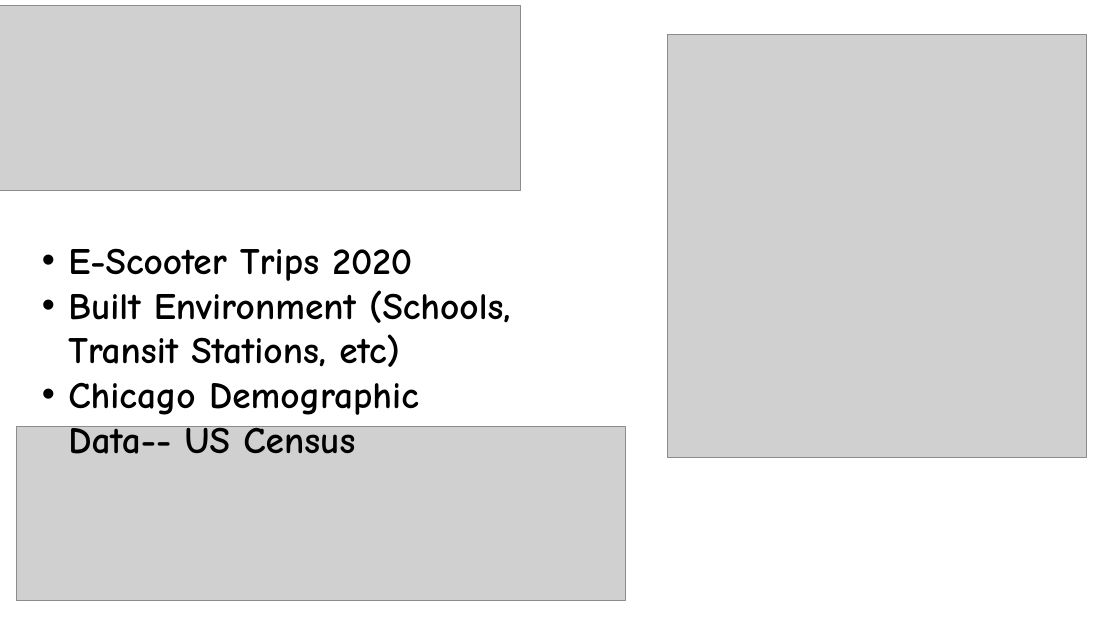
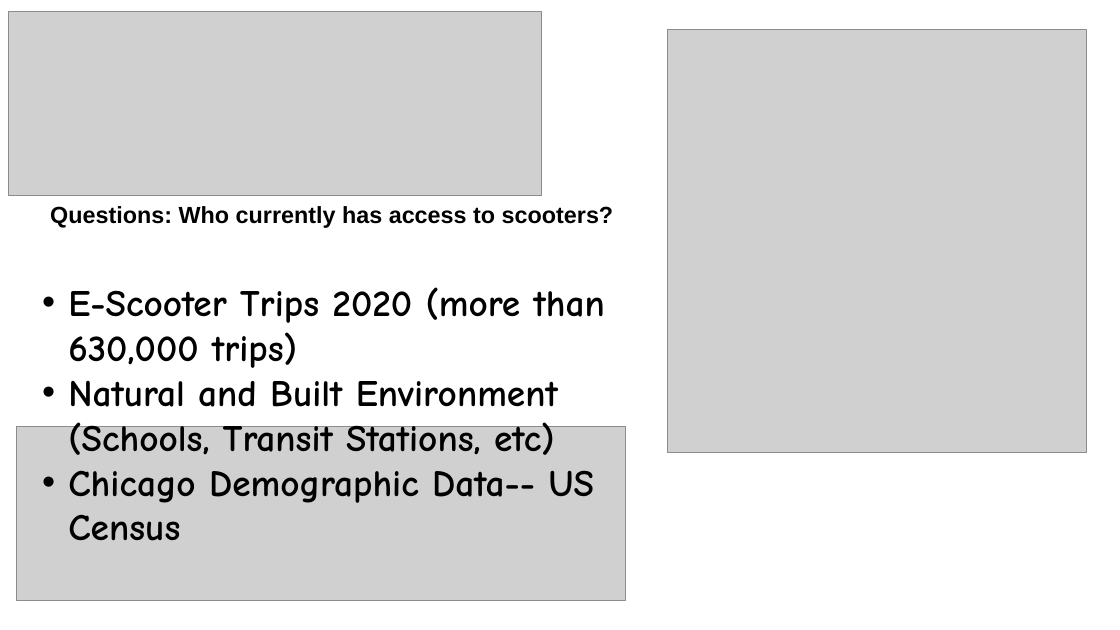
Before and after one commit to CPLN-680-Spring-2022/Yang_Ziyi_ScooterShare, a slide deck: slide 3 of Scooter Share in Chicago.pptx. Drawn at 1120x630 pixels with LibreOffice and Linux fonts; fonts in the diff are those of the drawing; grey boxes stand for pictures. Boxes give left, top, right and bottom in pixels: in the first picture for what was removed or moved away, otherwise in the second. Text is boxed around its words. In the diff, an @@ line names an element or a change of style, - is before the commit and + after.

Commit message:
update ppt

```diff
--- a/Scooter Share in Chicago.pptx
+++ b/Scooter Share in Chicago.pptx
@@ picture: place and size @@
-picture at bbox=[0, 6, 520, 191]
+picture at bbox=[8, 11, 542, 196]
@@ picture: place and size @@
-picture at bbox=[667, 34, 1086, 457]
+picture at bbox=[667, 29, 1086, 452]
@@ text added at bbox=[50, 206, 614, 228], 20 pt, text #000000, bold @@
+Questions: Who currently has access to scooters?
@@ text "E-Scooter Trips 2020 (more than ...": place and size @@
-text "E-Scooter Trips 2020 (more than ..." at bbox=[68, 248, 510, 454]
+text "E-Scooter Trips 2020 (more than ..." at bbox=[68, 287, 605, 541]
@@ text at bbox=[68, 287, 605, 455]: text changed @@
-• E-Scooter Trips 2020
-• Built Environment (Schools, Transit Stations, etc)
+• E-Scooter Trips 2020 (more than 630,000 trips)
+• Natural and Built Environment (Schools, Transit Stations, etc)
```
Also in this commit, not shown: 3 other slides changed, 2 other files.
